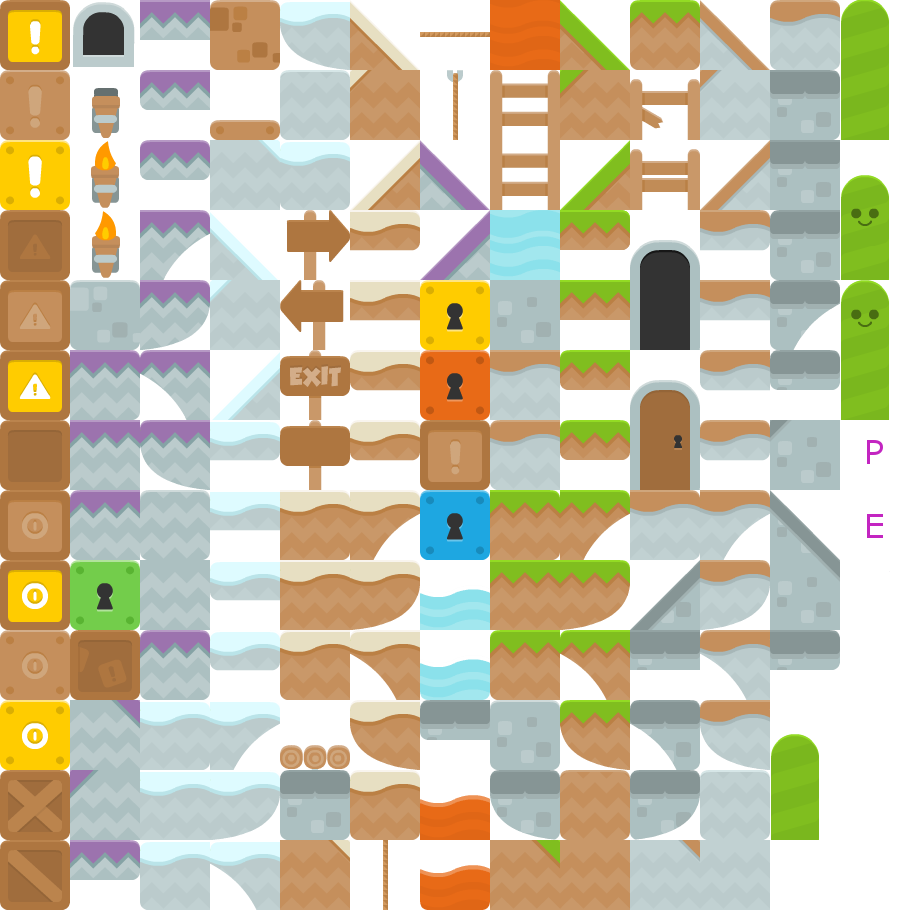
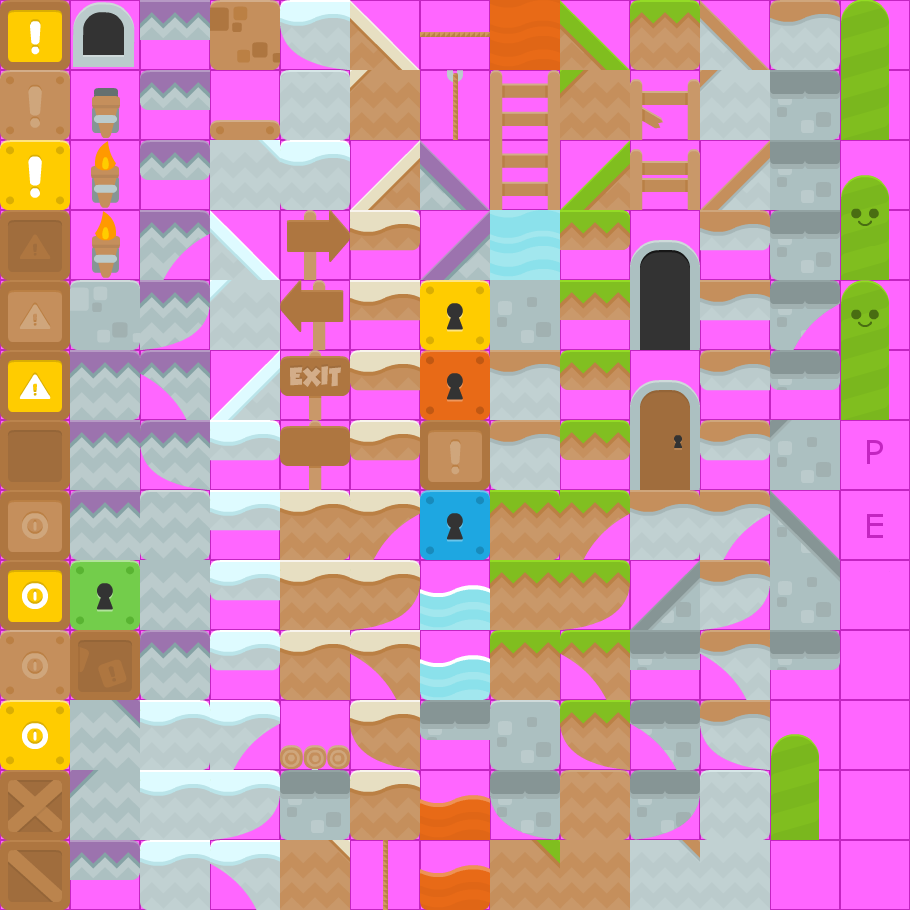
Revision of a layered 910 x 910 image; what changed, layer by layer:
added layer "filter" (1%) above "tiles_spritesheet.png" over left=560, top=0, right=700, bottom=840
showed "Layer" over left=0, top=0, right=910, bottom=910
